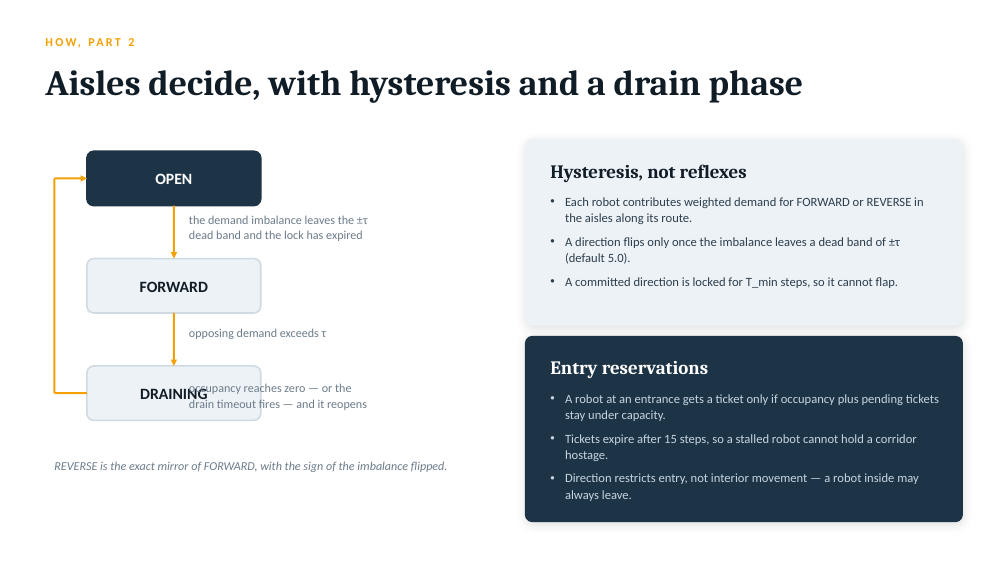
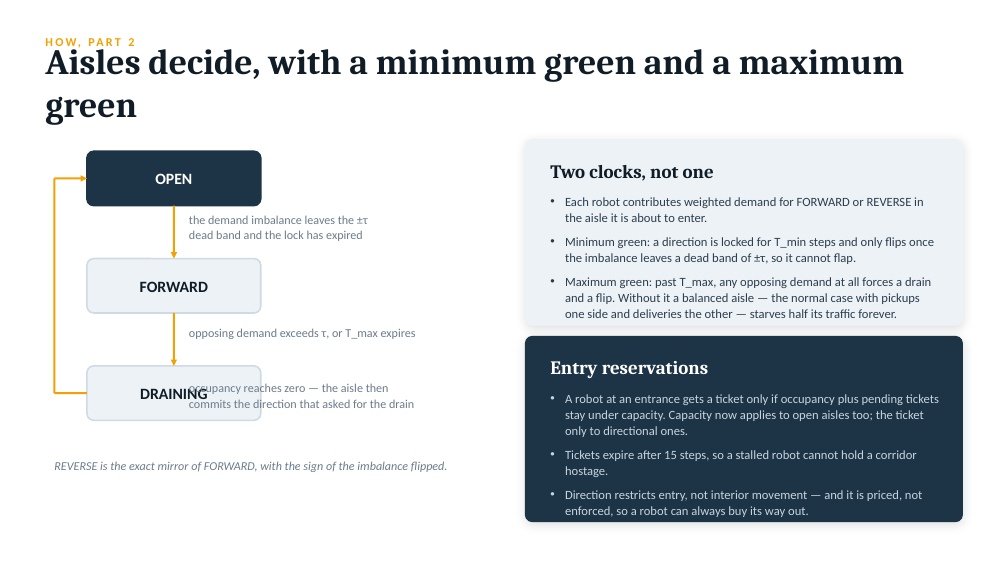
Before and after one commit to sinayanaik/aisleflow, a slide deck: slide 12 of docs/aisleflow-mapf-presentation.pptx. Drawn at 1008x567 pixels with LibreOffice and Linux fonts; fonts in the diff are those of the drawing. Boxes give left, top, right and bottom in pixels: in the first picture for what was removed or moved away, otherwise in the second. Text is boxed around its words. In the diff, an @@ line names an element or a change of style, - is before the commit and + after.

```diff
--- a/docs/aisleflow-mapf-presentation.pptx
+++ b/docs/aisleflow-mapf-presentation.pptx
@@ text at (45, 41, 904, 125): text changed @@
-Aisles decide, with hysteresis and a drain phase
+Aisles decide, with a minimum green and a maximum green
@@ text at (550, 165, 714, 181): text changed @@
-Hysteresis, not reflexes
+Two clocks, not one
@@ text at (565, 197, 934, 318): text changed @@
-• Each robot contributes weighted demand for FORWARD or REVERSE in the aisles along its route.
-• A direction flips only once the imbalance leaves a dead band of ±τ (default 5.0).
-• A committed direction is locked for T_min steps, so it cannot flap.
+• Each robot contributes weighted demand for FORWARD or REVERSE in the aisle it is about to enter.
+• Minimum green: a direction is locked for T_min steps and only flips once the imbalance leaves a dead band of ±τ, so it cannot flap.
+• Maximum green: past T_max, any opposing demand at all forces a drain and a flip. Without it a balanced aisle — the normal case with pickups one side and deliveries the other — starves half its traffic forever.
@@ text at (189, 328, 416, 339): text changed @@
-opposing demand exceeds τ
+opposing demand exceeds τ, or T_max expires
@@ text at (189, 383, 414, 412): text changed @@
-occupancy reaches zero — or the
-drain timeout fires — and it reopens
+occupancy reaches zero — the aisle then
+commits the direction that asked for the drain
@@ text at (565, 394, 939, 437): text changed @@
-• A robot at an entrance gets a ticket only if occupancy plus pending tickets stay under capacity.
+• A robot at an entrance gets a ticket only if occupancy plus pending tickets stay under capacity. Capacity now applies to open aisles too; the ticket only to directional ones.
@@ text at (565, 490, 922, 517): text changed @@
-• Direction restricts entry, not interior movement — a robot inside may always leave.
+• Direction restricts entry, not interior movement — and it is priced, not enforced, so a robot can always buy its way out.
```
Also in this commit, not shown: 12 other slides changed.
